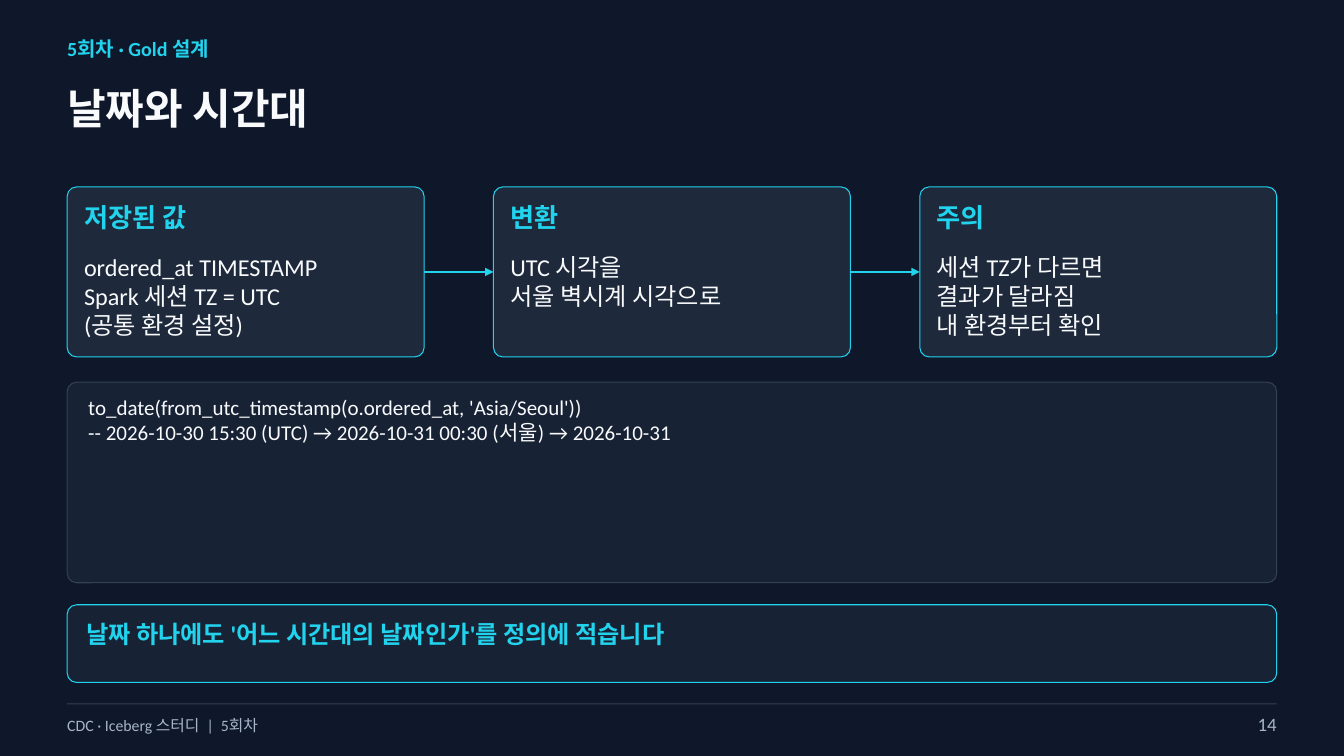
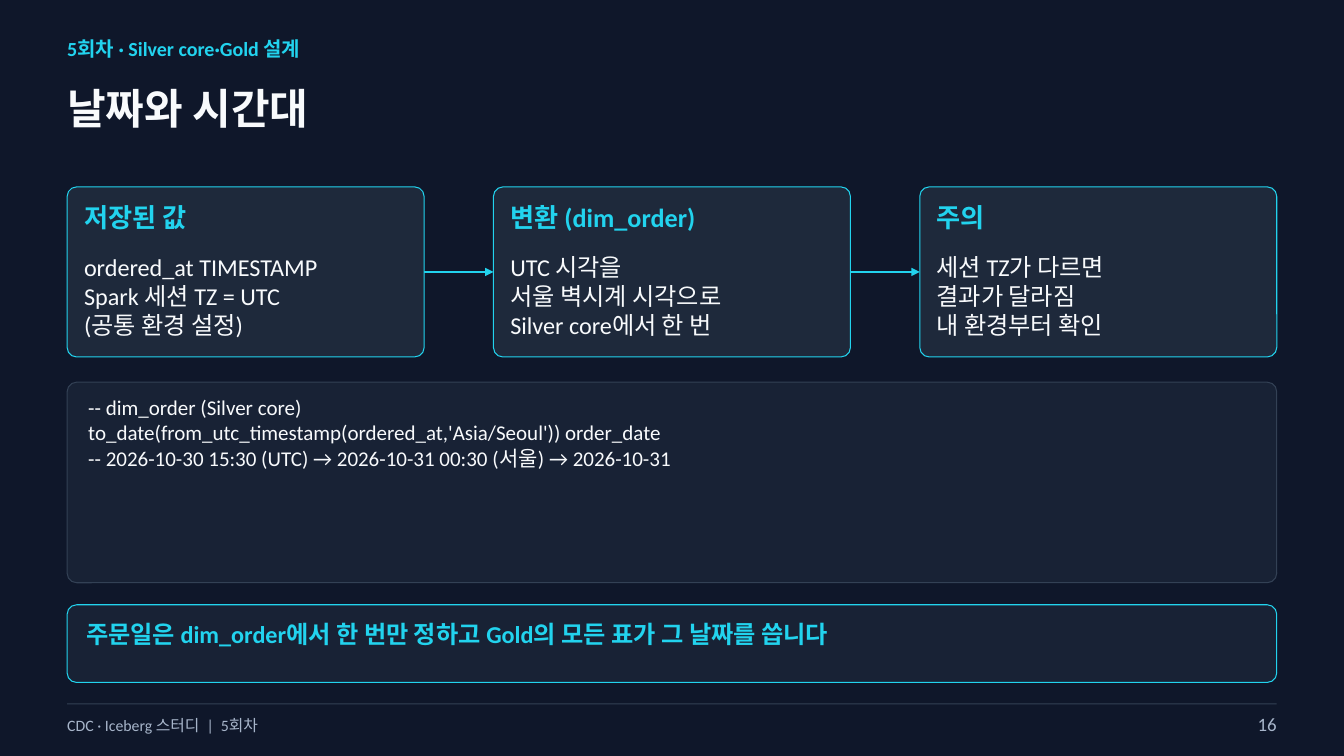
Before and after one commit to kim-dabin/cdc-lakehouse-study, a slide deck: slide 16 of labs/session05/slides/05-session05-student.pptx (slide 14 before the commit). Drawn at 1344x756 pixels with LibreOffice and Linux fonts; fonts in the diff are those of the drawing. Boxes give left, top, right and bottom in pixels: in the first picture for what was removed or moved away, otherwise in the second. Text is boxed around its words. In the diff, an @@ line names an element or a change of style, - is before the commit and + after.

```diff
--- a/labs/session05/slides/05-session05-student.pptx
+++ b/labs/session05/slides/05-session05-student.pptx
@@ text at box(67, 39, 301, 58): text changed @@
-5회차 · Gold 설계
+5회차 · Silver core·Gold 설계
@@ text at box(510, 205, 695, 231): text changed @@
-변환
+변환 (dim_order)
@@ text at box(510, 314, 712, 336): paragraph added @@
+Silver core에서 한 번
@@ text at box(88, 400, 660, 444): text changed @@
-to_date(from_utc_timestamp(o.ordered_at, 'Asia/Seoul'))
+-- dim_order (Silver core)
+to_date(from_utc_timestamp(ordered_at,'Asia/Seoul')) order_date
@@ text at box(86, 622, 828, 647): text changed @@
-날짜 하나에도 '어느 시간대의 날짜인가'를 정의에 적습니다
+주문일은 dim_order에서 한 번만 정하고 Gold의 모든 표가 그 날짜를 씁니다
@@ text at box(1258, 718, 1277, 731): text changed @@
-14
+16
```
Also in this commit, not shown: 27 other slides changed, 3 slides added, 1 slide removed, 1 other file.
